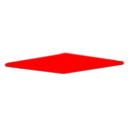
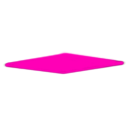
Before/after of a 128x128 layered artwork. What changed in the layer stack:
painted on "Layer 1" over left=3, top=51, right=126, bottom=75
